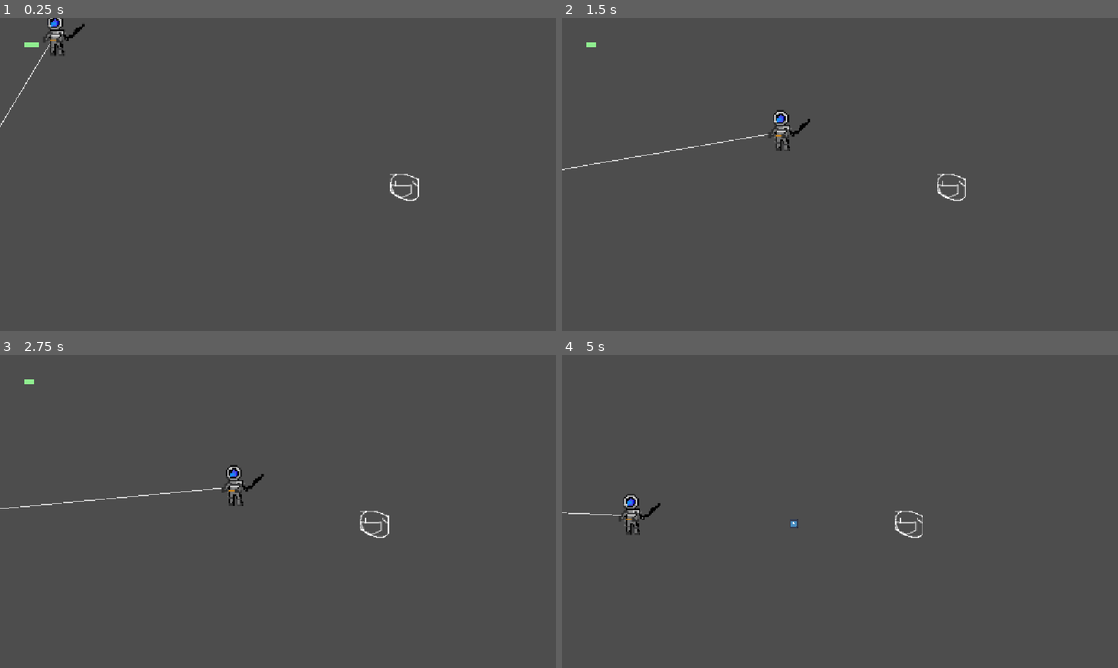
Above: before the commit, frames 1-4 (two rows, left to right).
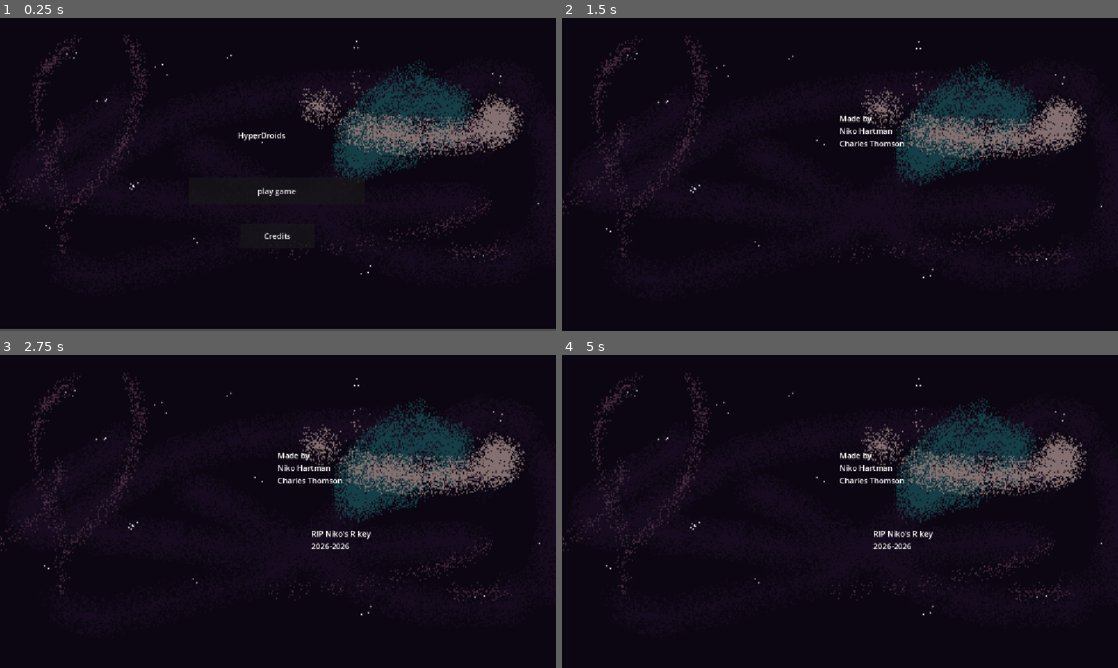
Above: after the commit, the same moments.

Repository: UnicornBeast/thegameofdoomanddeath
Game: Godot game, scene res://MainMenu.tscn
Two runs of this game, one before a commit and one after it. Both use one fixed random seed, a clock stepped at 60 frames per second and the inputs below. Before the commit the project starts from res://mainLevel.tscn. The engine's default icon, where the game draws it, is replaced by a stand-in: a white triangle on a blue panel in a dark square.
Inputs (mouse positions are in pixels of both pictures, inside the frame that each line leads up to):
- Up to frame 1 (0.25 s): no input
- Up to frame 2 (1.5 s): click (840, 237) at 0.5 s, where only the run after the commit has a clickable "Credits"; move the mouse to (962, 158) at 1.27 s; hold D (damagetest) from 1.28 s (still down)
- Up to frame 3 (2.75 s): move the mouse to (166, 527) at 2.02 s; release D (damagetest) at 2.03 s; tap R (depression) at 2.1 s
- Up to frame 4 (5 s): move the mouse to (895, 442) at 2.77 s; hold D (damagetest) 2.78-3.53 s; move the mouse to (812, 574) at 3.52 s; tap R (depression) at 3.6 s; move the mouse to (1006, 558) at 4.27 s; hold D (damagetest) from 4.28 s (still down)

The runs differ from the first frame. In frame 1, 98% of the frame differs, in the area x 0-100%, y 0-100%; in frame 2, 99%; in frame 3, 98%; in frame 4, 99%.

Commit message:
Added buttons

Diff:
--- a/MainMenu.tscn
+++ b/MainMenu.tscn
@@ -17,7 +17,7 @@
 offset_top = 330.0
 offset_right = 756.0
 offset_bottom = 386.0
-text = "Level Selector"
+text = "play game"
 
 [node name="Credits" type="Button" parent="." unique_id=722181677]
 offset_left = 498.0
@@ -37,4 +37,5 @@
 stream = ExtResource("3_h7a2f")
 autoplay = true
 
+[connection signal="pressed" from="LevelSelector" to="." method="_on_level_selector_pressed"]
 [connection signal="pressed" from="Credits" to="." method="_on_credits_pressed"]
--- a/main_menu.gd
+++ b/main_menu.gd
@@ -12,4 +12,8 @@
 
 
 func _on_credits_pressed() -> void:
-	pass # Replace with function body.
+	get_tree().change_scene_to_file("res://Credits.tscn")
+
+
+func _on_level_selector_pressed() -> void:
+	get_tree().change_scene_to_file("res://mainLevel.tscn")
--- a/project.godot
+++ b/project.godot
@@ -11,7 +11,7 @@
 [application]
 
 config/name="HyperDroids"
-run/main_scene="uid://3msoo3nke7i7"
+run/main_scene="uid://qvqg88sxuhmh"
 config/features=PackedStringArray("4.7", "GL Compatibility")
 config/icon="res://icon.svg"
 
